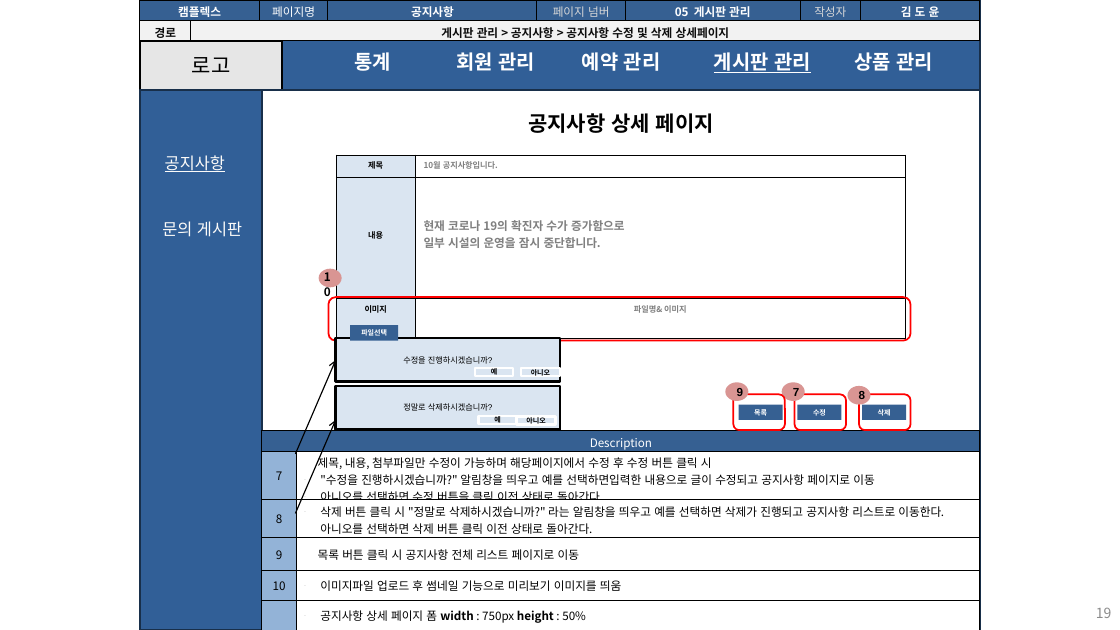
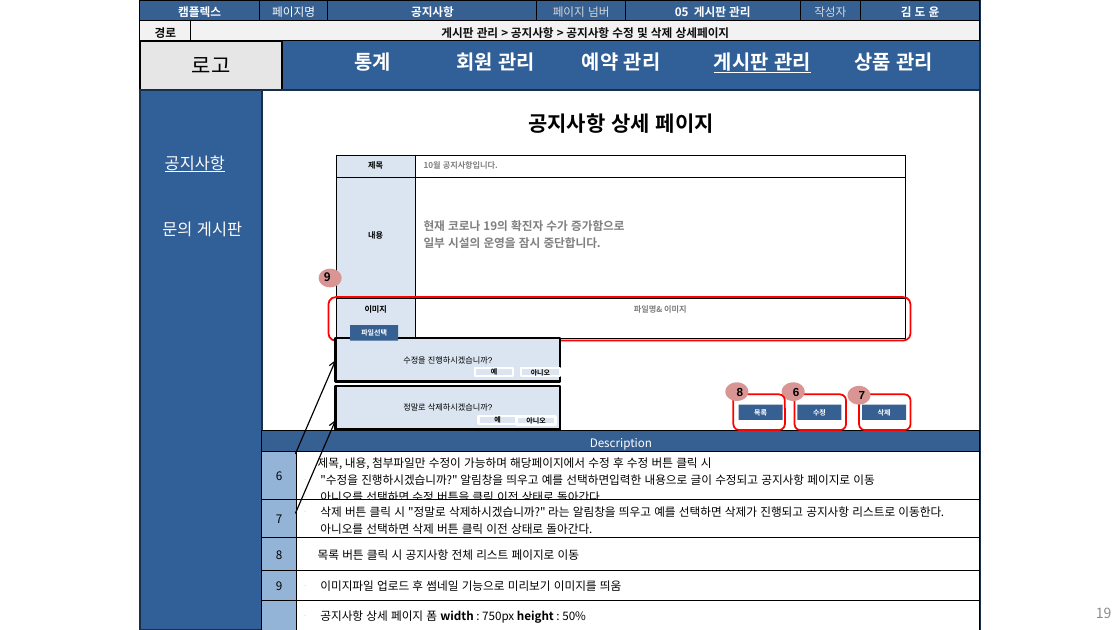
Before and after one commit to seoulsudal/CamFlexProject, a slide deck: slide 19 of 프로젝트 산출물/9. 스토리보드/캠플렉스 관리자_스토리보드.pptx. Drawn at 1120x630 pixels with LibreOffice and Linux fonts; fonts in the diff are those of the drawing. Boxes give left, top, right and bottom in pixels: in the first picture for what was removed or moved away, otherwise in the second. Text is boxed around its words. In the diff, an @@ line names an element or a change of style, - is before the commit and + after.

```diff
--- a/프로젝트 산출물/9. 스토리보드/캠플렉스 관리자_스토리보드.pptx
+++ b/프로젝트 산출물/9. 스토리보드/캠플렉스 관리자_스토리보드.pptx
@@ text at (324, 269, 331, 281): text changed @@
-10
+9
@@ ellipse "8": place and size @@
-ellipse "8" at (848, 386, 870, 404)
+ellipse "8" at (726, 382, 749, 401)
@@ ellipse added at (782, 382, 805, 401), fill #D99593, 10 pt, text #000000, bold @@
+6
@@ ellipse "7": place and size @@
-ellipse "7" at (782, 382, 805, 401)
+ellipse "7" at (848, 386, 870, 404)
@@ table at (262, 431, 981, 630) @@
-row 2, column 1: 7
+row 2, column 1: 6
-row 3, column 1: 8
+row 3, column 1: 7
-row 4, column 1: 9
+row 4, column 1: 8
-row 5, column 1: 10
+row 5, column 1: 9
```
Also in this commit, not shown: 13 other slides changed, 11 other files.
